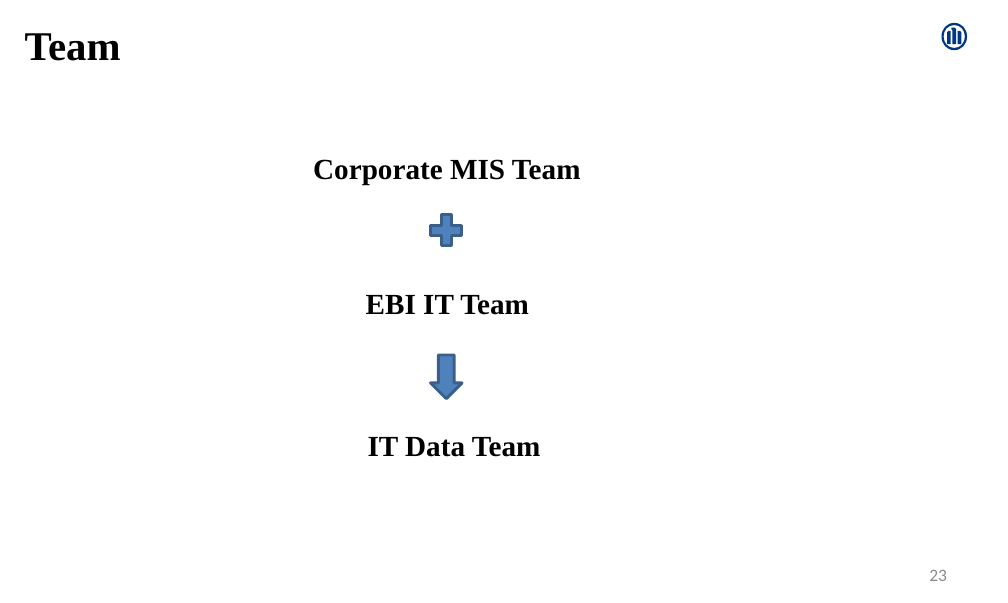
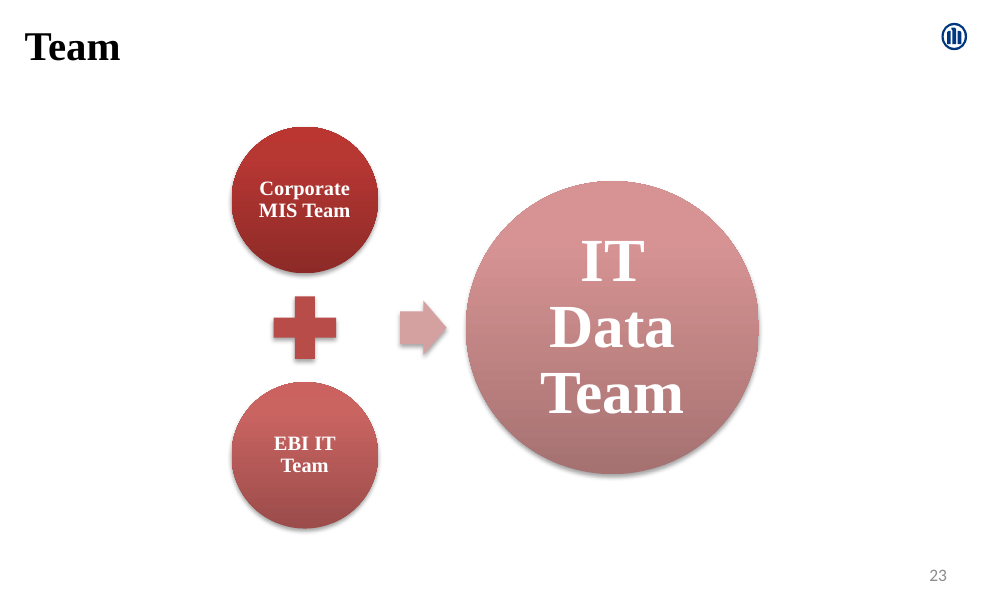
Before and after one commit to Amrutha-Mohan/UpdatedProjects, a slide deck: slide 23 of AmruthaMohan.pptx. Drawn at 1008x603 pixels with LibreOffice and Linux fonts; fonts in the diff are those of the drawing. Boxes give left, top, right and bottom in pixels: in the first picture for what was removed or moved away, otherwise in the second. Text is boxed around its words. In the diff, an @@ line names an element or a change of style, - is before the commit and + after.

```diff
--- a/AmruthaMohan.pptx
+++ b/AmruthaMohan.pptx
@@ text "Corporate MIS Team": place and size @@
-text "Corporate MIS Team" at box(313, 159, 581, 184)
+text "Corporate MIS Team" at box(259, 181, 350, 217)
@@ text "Corporate MIS Team" at box(259, 181, 350, 217): size 20 to 14 pt, text colour #000000 to #FFFFFF; alignment left to centre; line spacing 1 to 0.9; more space between paragraphs; vertical alignment top to middle @@
@@ group added at box(232, 127, 758, 529): 3 ellipses, 1 plus sign, 1 right arrow @@
@@ plus sign removed at box(425, 210, 467, 252) @@
@@ text "IT Data Team": place and size @@
-text "IT Data Team" at box(368, 437, 541, 457)
+text "IT Data Team" at box(540, 241, 684, 414)
@@ text "IT Data Team" at box(540, 241, 684, 414): size 20 to 42 pt, text colour #000000 to #FFFFFF; alignment left to centre; line spacing 1 to 0.9; more space between paragraphs; vertical alignment top to middle @@
@@ down arrow removed at box(430, 355, 462, 399) @@
@@ text "EBI IT Team" at box(274, 436, 336, 472): size 20 to 14 pt, text colour #000000 to #FFFFFF; alignment left to centre; line spacing 1 to 0.9; more space between paragraphs; vertical alignment top to middle @@
@@ text "EBI IT Team": place and size @@
-text "EBI IT Team" at box(366, 295, 529, 315)
+text "EBI IT Team" at box(274, 436, 336, 472)
```
Also in this commit, not shown: 2 other slides changed, 7 slides added, 9 slides removed.
